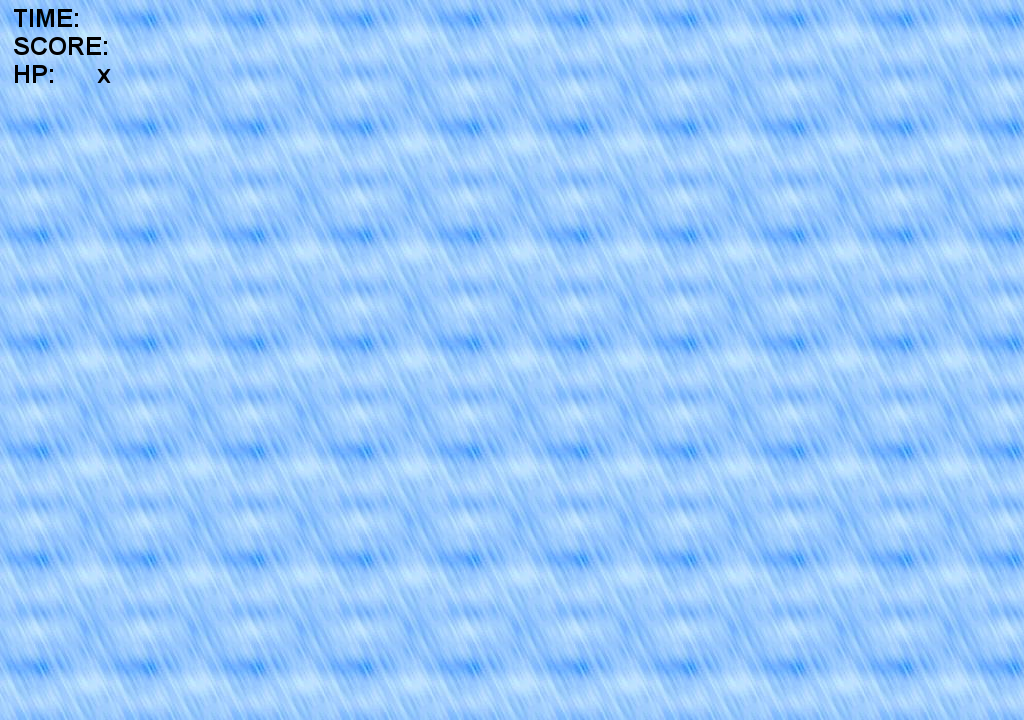
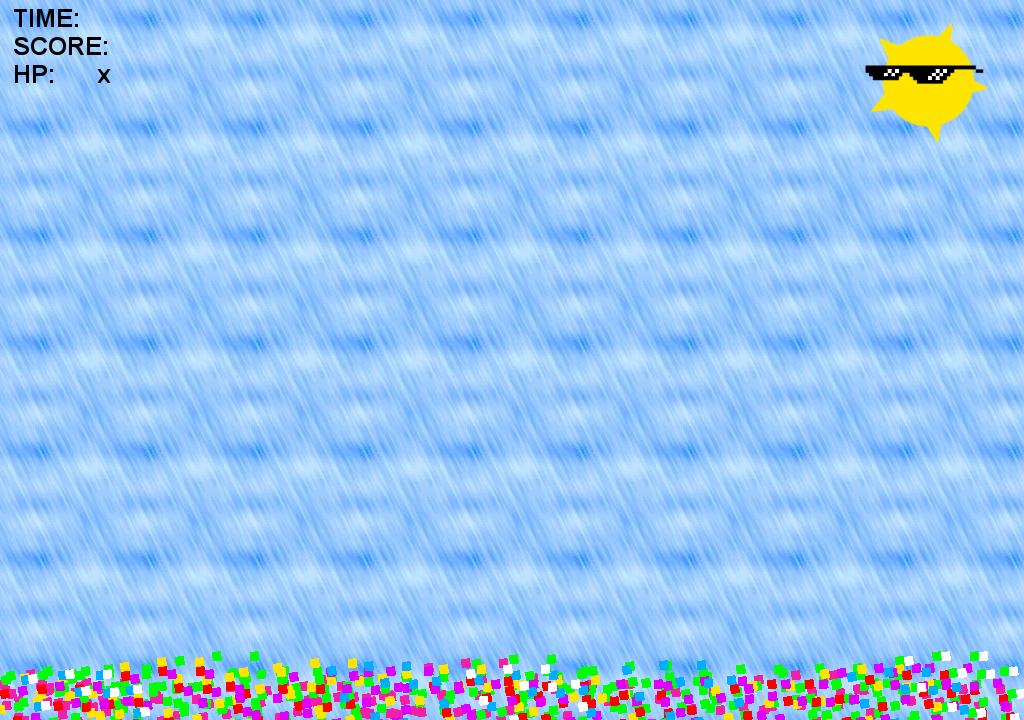
Comparing the layer stacks of the two 1024 x 720 images. Changes:
painted on "Background" over [0, 23, 1024, 720]
